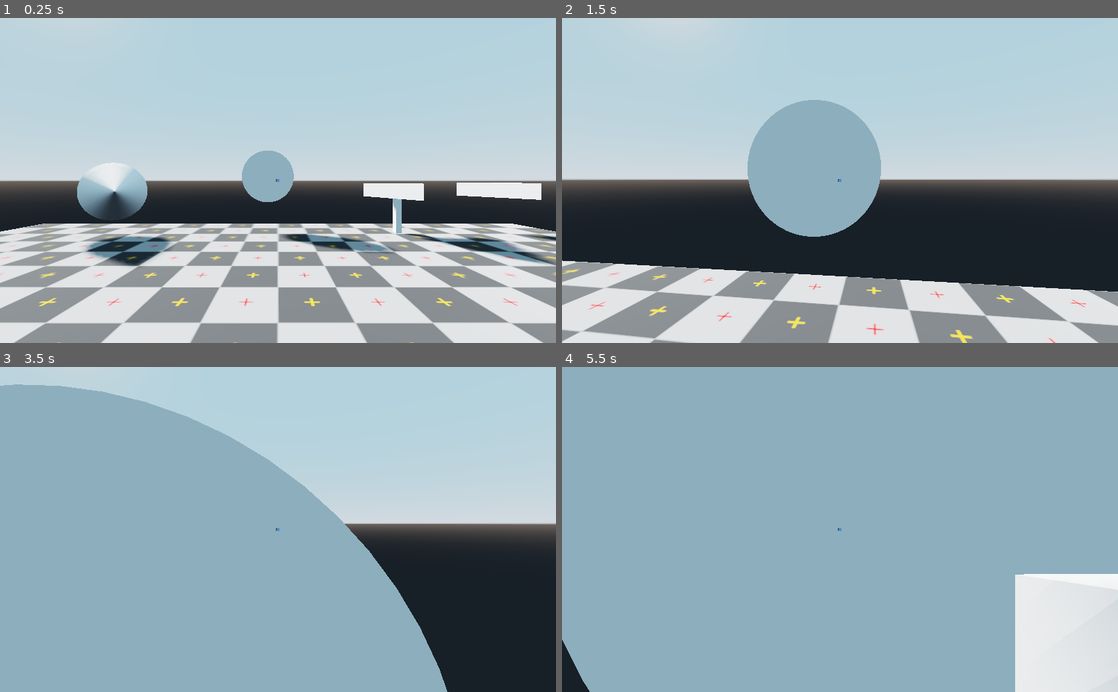
Above: before the commit, frames 1-4 (two rows, left to right).
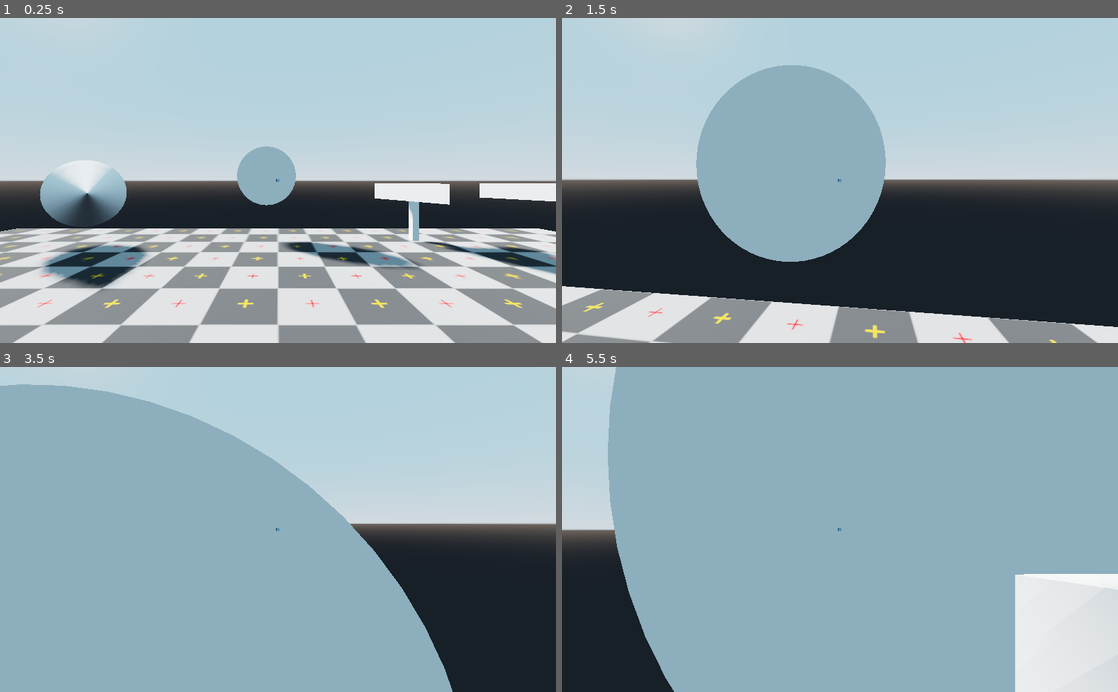
Above: after the commit, the same moments.

Repository: Linko-3D/Godot-Templates-Collection
Game: Godot game, scene res://Sandbox.tscn
The game is run twice, just before and just after one commit, with the same random seed, the same clock (stepped at 60 frames per second) and the same inputs. The engine's default icon, where the game draws it, is replaced by a stand-in: a white triangle on a blue panel in a dark square.
Inputs (mouse positions are in pixels of both pictures, inside the frame that each line leads up to):
- Up to frame 1 (0.25 s): no input
- Up to frame 2 (1.5 s): tap Enter (ui_accept) at 0.5, 0.77 s; move the mouse to (867, 180) at 0.52 s; hold Up (ui_up) from 0.53 s (still down); click (867, 180) at 0.67 s; move the mouse to (812, 180) at 1.27 s
- Up to frame 3 (3.5 s): keep holding Up (ui_up); tap Enter (ui_accept) at 1.52, 3.02 s; move the mouse to (289, 523) at 2.02 s; move the mouse to (272, 536) at 2.77 s; click (272, 536) at 2.92 s
- Up to frame 4 (5.5 s): keep holding Up (ui_up); move the mouse to (878, 532) at 3.52 s; tap Enter (ui_accept) at 3.77, 4.52 s; move the mouse to (795, 526) at 4.27 s; move the mouse to (845, 529) at 5.02 s; click (845, 529) at 5.17 s

The runs differ from the first frame. In frame 1, 38% of the frame differs, in the area x 0-100%, y 39-100%; in frame 2, 28%; in frame 3, 0.9%; in frame 4, 11%.

Commit message:
tweak

Diff:
--- a/Sandbox.tscn
+++ b/Sandbox.tscn
@@ -1,15 +1,21 @@
-[gd_scene load_steps=14 format=2]
+[gd_scene load_steps=16 format=2]
 
-[ext_resource path="res://Templates/3D/FirstPersonCharacter/FirstPersonCharacter.tscn" type="PackedScene" id=1]
-[ext_resource path="res://checker.png" type="Texture" id=2]
-[ext_resource path="res://Templates/3D/Interactive/Target/Target.tscn" type="PackedScene" id=3]
-[ext_resource path="res://Templates/3D/AI/LookAt/LookAt.tscn" type="PackedScene" id=4]
-[ext_resource path="res://Templates/3D/AI/MoveTo/MoveTo.tscn" type="PackedScene" id=5]
-[ext_resource path="res://Templates/3D/FirstPersonCharacter/Camera/Projectile/Projectile.tscn" type="PackedScene" id=6]
-[ext_resource path="res://Templates/3D/Interactive/Area/Area.tscn" type="PackedScene" id=7]
-[ext_resource path="res://Templates/3D/AI/MoveToAdv/MoveToAdv.tscn" type="PackedScene" id=8]
-[ext_resource path="res://Templates/3D/AI/CanSee/CanSee.tscn" type="PackedScene" id=9]
-[ext_resource path="res://Templates/3D/AI/RayScan/RayScan.tscn" type="PackedScene" id=10]
+[ext_resource path="res://checker.png" type="Texture" id=1]
+[ext_resource path="res://Templates/3D/FirstPersonCharacter/FirstPersonCharacter.tscn" type="PackedScene" id=2]
+[ext_resource path="res://Templates/3D/FirstPersonCharacter/Camera/Projectile/Projectile.tscn" type="PackedScene" id=3]
+[ext_resource path="res://Templates/3D/AI/CanSee/CanSee.tscn" type="PackedScene" id=4]
+[ext_resource path="res://Templates/3D/AI/LookAt/LookAt.tscn" type="PackedScene" id=5]
+[ext_resource path="res://Templates/3D/AI/MoveTo/MoveTo.tscn" type="PackedScene" id=6]
+[ext_resource path="res://Templates/3D/AI/MoveToAdv/MoveToAdv.tscn" type="PackedScene" id=7]
+[ext_resource path="res://Templates/3D/AI/RayScan/RayScan.tscn" type="PackedScene" id=8]
+[ext_resource path="res://Templates/3D/Interactive/Area/Area.tscn" type="PackedScene" id=9]
+[ext_resource path="res://Templates/3D/Interactive/Target/Target.tscn" type="PackedScene" id=10]
+
+[sub_resource type="ConvexPolygonShape" id=5]
+points = PoolVector3Array( -0.5, 1, 0.5, 0.5, 1, -0.5, 0.5, 1, 0.5, -0.5, 1, -0.5, -0.5, -1, 0.5, 0.5, -1, -0.5, 0.5, -1, 0.5, -0.5, -1, -0.5, 0.5, 1, 0.5, -0.5, 1, -0.5, 0.5, 1, -0.5, -0.5, 1, 0.5, 0.5, -1, 0.5, -0.5, -1, -0.5, 0.5, -1, -0.5, -0.5, -1, 0.5, 0.5, 1, 0.5, -0.5, -1, 0.5, -0.5, 1, 0.5, 0.5, -1, 0.5, 0.5, 1, -0.5, -0.5, -1, -0.5, -0.5, 1, -0.5, 0.5, -1, -0.5 )
+
+[sub_resource type="CubeMesh" id=4]
+size = Vector3( 1, 2, 1 )
 
 [sub_resource type="ConvexPolygonShape" id=1]
 points = PoolVector3Array( 10, 0, 10, -10, 0, 10, 10, 0, -10, -10, 0, -10 )
@@ -18,12 +24,37 @@
 size = Vector2( 20, 20 )
 
 [sub_resource type="SpatialMaterial" id=3]
-albedo_texture = ExtResource( 2 )
+albedo_texture = ExtResource( 1 )
 uv1_scale = Vector3( 10, 10, 10 )
 
 [node name="Level" type="Spatial"]
 
-[node name="FirstPersonCharacter" parent="." instance=ExtResource( 1 )]
+[node name="Meshes" type="Spatial" parent="."]
+editor/display_folded = true
+
+[node name="Wall" type="StaticBody" parent="Meshes"]
+editor/display_folded = true
+transform = Transform( 1, 0, 0, 0, 1, 0, 0, 0, 1, 0, 1, 0 )
+
+[node name="CollisionShape" type="CollisionShape" parent="Meshes/Wall"]
+shape = SubResource( 5 )
+
+[node name="MeshInstance" type="MeshInstance" parent="Meshes/Wall"]
+mesh = SubResource( 4 )
+material/0 = null
+
+[node name="Ground" type="StaticBody" parent="Meshes"]
+editor/display_folded = true
+collision_mask = 0
+
+[node name="CollisionShape" type="CollisionShape" parent="Meshes/Ground"]
+shape = SubResource( 1 )
+
+[node name="MeshInstance" type="MeshInstance" parent="Meshes/Ground"]
+mesh = SubResource( 2 )
+material/0 = SubResource( 3 )
+
+[node name="FirstPersonCharacter" parent="." instance=ExtResource( 2 )]
 transform = Transform( 1, 0, 0, 0, 1, 0, 0, 0, 1, 0, 1.8, 0 )
 collision_mask = 5
 
@@ -33,37 +64,32 @@
 light_indirect_energy = 5.0
 shadow_enabled = true
 
-[node name="Ground" type="StaticBody" parent="."]
+[node name="Projectile" parent="." instance=ExtResource( 3 )]
+transform = Transform( 1, 0, 0, 0, 1, 0, 0, 0, 1, 2.54573, 0.43867, -1.34127 )
+
+[node name="AI" type="Spatial" parent="."]
 editor/display_folded = true
-collision_mask = 0
 
-[node name="CollisionShape" type="CollisionShape" parent="Ground"]
-shape = SubResource( 1 )
+[node name="CanSee" parent="AI" instance=ExtResource( 4 )]
+transform = Transform( 1, 0, 0, 0, 1, 0, 0, 0, 1, 3.56665, 1.50978, 5.41308 )
 
-[node name="MeshInstance" type="MeshInstance" parent="Ground"]
-mesh = SubResource( 2 )
-material/0 = SubResource( 3 )
-
-[node name="Target" parent="." instance=ExtResource( 3 )]
-transform = Transform( 1, 0, 0, 0, 1, 0, 0, 0, 1, -0.3919, 2, -9 )
-
-[node name="LookAt" parent="." instance=ExtResource( 4 )]
+[node name="LookAt" parent="AI" instance=ExtResource( 5 )]
 transform = Transform( 1, 0, 0, 0, 1, 0, 0, 0, 1, -5.098, 1.5, -7.25 )
 
-[node name="MoveTo" parent="." instance=ExtResource( 5 )]
+[node name="MoveTo" parent="AI" instance=ExtResource( 6 )]
 transform = Transform( 1, 0, 0, 0, 1, 0, 0, 0, 1, 8.103, 1.5, -8.171 )
 
-[node name="Projectile" parent="." instance=ExtResource( 6 )]
-transform = Transform( 1, 0, 0, 0, 1, 0, 0, 0, 1, 2.54573, 0.43867, -1.34127 )
+[node name="MoveToAdv" parent="AI" instance=ExtResource( 7 )]
+transform = Transform( 1, 0, 0, 0, 1, 0, 0, 0, 1, 4.33687, 1.5, -7.93298 )
 
-[node name="Area" parent="." instance=ExtResource( 7 )]
+[node name="RayScan" parent="AI" instance=ExtResource( 8 )]
+transform = Transform( 1, 0, 0, 0, 1, 0, 0, 0, 1, -8.22005, 1.28772, 7.83713 )
+
+[node name="Interactive" type="Spatial" parent="."]
+editor/display_folded = true
+
+[node name="Area" parent="Interactive" instance=ExtResource( 9 )]
 transform = Transform( 1, 0, 0, 0, 1, 0, 0, 0, 1, 0, 0, -5.04 )
 
-[node name="MoveToAdv" parent="." instance=ExtResource( 8 )]
-transform = Transform( 1, 0, 0, 0, 1, 0, 0, 0, 1, 4.33687, 1.5, -7.93298 )
-
-[node name="CanSee" parent="." instance=ExtResource( 9 )]
-transform = Transform( 1, 0, 0, 0, 1, 0, 0, 0, 1, 3.56665, 1.50978, 5.41308 )
-
-[node name="RayScan" parent="." instance=ExtResource( 10 )]
-transform = Transform( 1, 0, 0, 0, 1, 0, 0, 0, 1, -8.22005, 1.28772, 7.83713 )
+[node name="Target" parent="Interactive" instance=ExtResource( 10 )]
+transform = Transform( 1, 0, 0, 0, 1, 0, 0, 0, 1, -0.3919, 2, -9 )
--- a/Templates/3D/AI/RayScan/RayScan.tscn
+++ b/Templates/3D/AI/RayScan/RayScan.tscn
@@ -16,7 +16,7 @@
 "times": PoolRealArray( 0, 0.1, 0.2 ),
 "transitions": PoolRealArray( 1, 1, 1 ),
 "update": 0,
-"values": [ Vector3( 0, -20, 0 ), Vector3( 0, 20, 0 ), Vector3( 0, -20, 0 ) ]
+"values": [ Vector3( 0, -30, 0 ), Vector3( 0, 30, 0 ), Vector3( 0, -30, 0 ) ]
 }
 
 [sub_resource type="CylinderMesh" id=2]
@@ -25,6 +25,7 @@
 [node name="RayScan" type="Spatial"]
 
 [node name="RayCast" type="RayCast" parent="."]
+transform = Transform( 0.866025, 0, 0.5, 0, 1, 0, -0.5, 0, 0.866025, 0, 0, 0 )
 enabled = true
 cast_to = Vector3( 0, 0, -100 )
 script = ExtResource( 1 )
